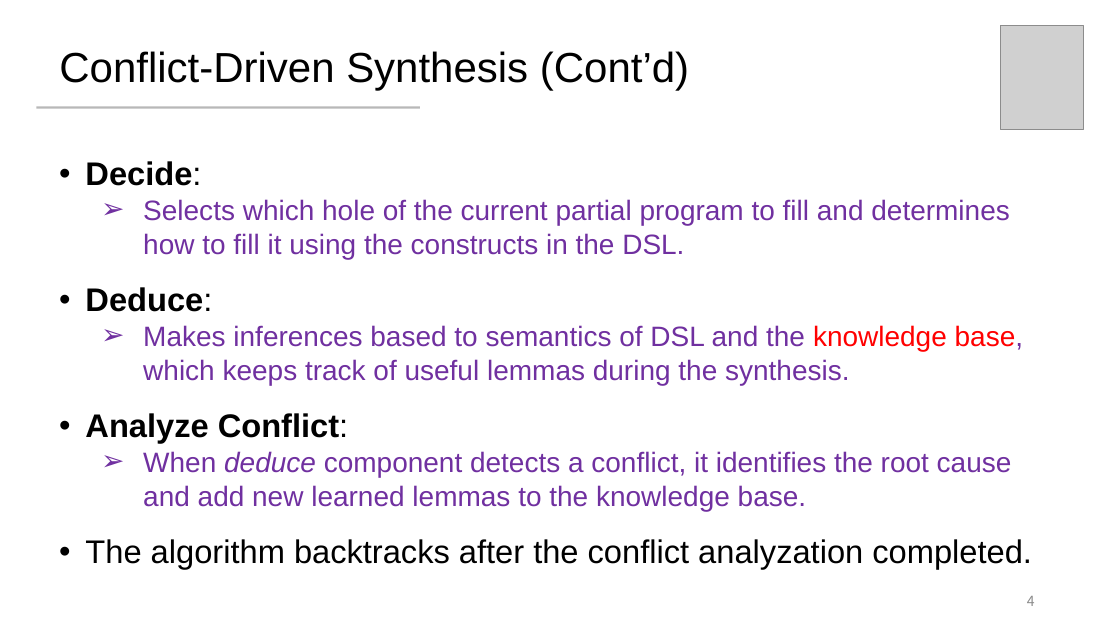
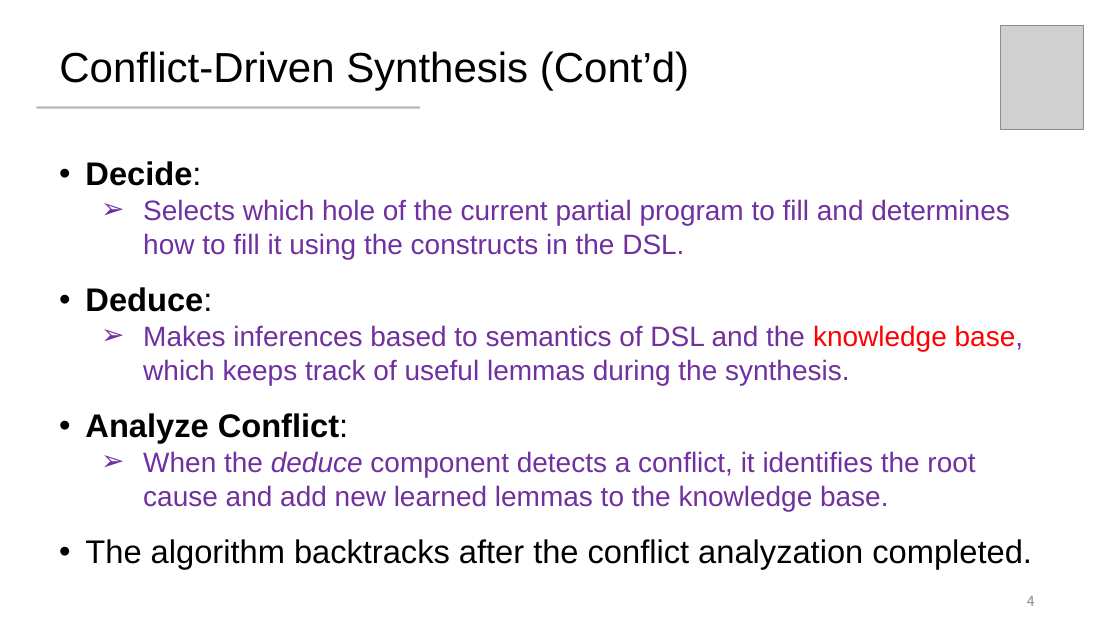
Before and after one commit to wx-csy/program-synthesis, a slide deck: slide 4 of Conflict-Driven.pptx. Drawn at 1120x630 pixels with LibreOffice and Linux fonts; fonts in the diff are those of the drawing; grey boxes stand for pictures. Boxes give left, top, right and bottom in pixels: in the first picture for what was removed or moved away, otherwise in the second. Text is boxed around its words. In the diff, an @@ line names an element or a change of style, - is before the commit and + after.

```diff
--- a/Conflict-Driven.pptx
+++ b/Conflict-Driven.pptx
@@ text at <box>143,451,975,511</box>: text changed @@
-  ➢ When deduce component detects a conflict, it identifies the root cause and add new learned lemmas to the knowledge base.
+  ➢ When the deduce component detects a conflict, it identifies the root cause and add new learned lemmas to the knowledge base.
```
Also in this commit, not shown: 9 other slides changed.
